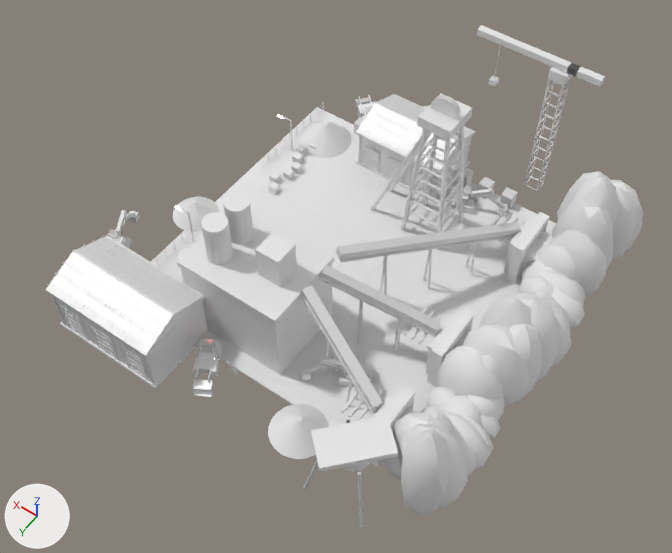
Renders of the FBX model Assets/Art/KayseriIsland/Models/Copper/Phase3/Mine_P3.fbx from each side of a commit.
Before and after are seen from a 50 mm camera at (-191.7, 100.6, 165.4) aimed at (-126.9, 9.9, 22.8). Arrows for +X, +Y and +Z are at lower left; the lights stay in place. The first picture is the older version. Where no turn or scale is listed for an object, it has been applied to the vertices. Vertices at exactly the same position are counted once.

The scene before the commit, as lines of its bpy script (objects in view):
```python
ob_mine_cliff = bpy.data.objects.new('Mine.Cliff', me_mine_cliff_001)
ob_mine_cliff.location = (0.0, 0.0, 15.0)
ob_mine_crane = bpy.data.objects.new('Mine.Crane', me_mine_crane_001)
ob_mine_crane.location = (-144.0, -41.7, 15.3)
ob_mine_crusher = bpy.data.objects.new('Mine.Crusher', me_mine_crusher_001)
ob_mine_crusher.location = (-99.0, 38.3, 15.3)
ob_mine_excav3 = bpy.data.objects.new('Mine.Excav3', me_mine_excav_003)
ob_mine_excav3.location = (-82.5, 26.1, 15.3)
ob_mine_lamp1 = bpy.data.objects.new('Mine.Lamp1', me_mine_lamp1_001)
ob_mine_lamp1.location = (-93.7, 14.8, 15.3)
ob_mine_loader2 = bpy.data.objects.new('Mine.Loader2', me_mine_loader_002)
ob_mine_loader2.location = (-116.0, 36.2, 15.3)
ob_mine_plant = bpy.data.objects.new('Mine.Plant', me_mine_plant_001)
ob_mine_plant.location = (4.5, 3.9, 15.0)
ob_mine_spoil3 = bpy.data.objects.new('Mine.Spoil3', me_mine_spoil3_001)
ob_mine_spoil3.location = (-89.0, 8.7, 15.3)
# also in view: 'Mine.Clutter' at (-119.3, -20.0, 16.9); 'Mine.LoadGantry' at (-152.0, 40.0, 22.1); 'Mine.Conv1' at (-139.5, 13.5, 24.6); 'Mine.Apron' at (-126.0, 0.0, 15.2); 'Mine.Spoil0' at (-98.0, -26.1, 17.8)
```
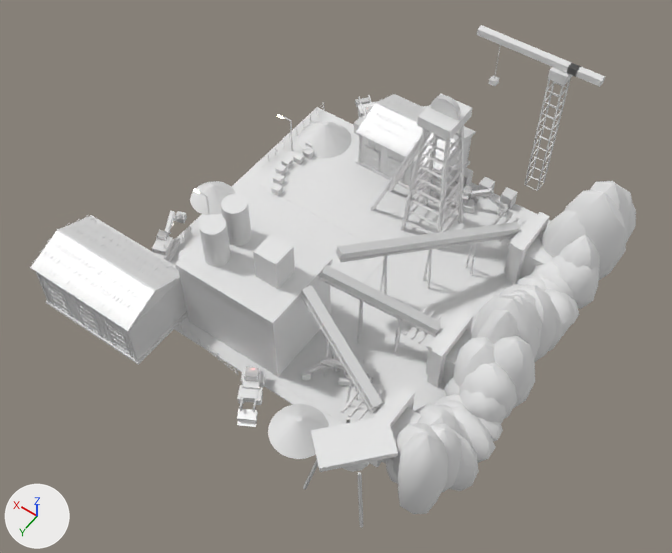
Patch to the scene script:
```diff
--- a/Assets/Art/KayseriIsland/Models/Copper/Phase3/Mine_P3.fbx.py
+++ b/Assets/Art/KayseriIsland/Models/Copper/Phase3/Mine_P3.fbx.py
@@ me_mine_cliff_001 @@
 # used by ob_mine_cliff; location = (0.0, 0.0, 15.0)
-me_mine_cliff_001.from_pydata(...)  # 2100 vertices, 4000 faces; spans x -171.3..-153.8, y -40.4..40.4, z -3.6..24.9
+me_mine_cliff_001.from_pydata(...)  # 2100 vertices, 4000 faces; spans x -170.2..-154.3, y -39.6..41.0, z -3.7..24.9
+# me_mine_cliff_001 part 1: 2100 of 2100 vertices moved; they spanned x -171.3..-153.8, y -40.4..40.4, z -3.6..24.9 and now span x -170.2..-154.3, y -39.6..41.0, z -3.7..24.9; mean shift (0.2, 0.0, 0.1)
 me_mine_cliff_001.materials.append(mat_rock)
@@ ob_mine_plant @@
 ob_mine_plant = bpy.data.objects.new('Mine.Plant', me_mine_plant_001)
-ob_mine_plant.location = (4.5, 3.9, 15.0)
+ob_mine_plant.location = (4.5, 4.5, 15.0)
@@ ob_mine_loader2 @@
 ob_mine_loader2 = bpy.data.objects.new('Mine.Loader2', me_mine_loader_002)
-ob_mine_loader2.location = (-116.0, 36.2, 15.3)
+ob_mine_loader2.location = (-126.7, 36.3, 15.3)
@@ ob_mine_crusher @@
 ob_mine_crusher = bpy.data.objects.new('Mine.Crusher', me_mine_crusher_001)
-ob_mine_crusher.location = (-99.0, 38.3, 15.3)
+ob_mine_crusher.location = (-92.7, 36.2, 15.3)
@@ ob_mine_excav3 @@
 ob_mine_excav3 = bpy.data.objects.new('Mine.Excav3', me_mine_excav_003)
-ob_mine_excav3.location = (-82.5, 26.1, 15.3)
+ob_mine_excav3.location = (-90.8, 20.4, 15.3)
@@ ob_mine_lamp1 @@
 ob_mine_lamp1 = bpy.data.objects.new('Mine.Lamp1', me_mine_lamp1_001)
-ob_mine_lamp1.location = (-93.7, 14.8, 15.3)
+ob_mine_lamp1.location = (-93.7, 9.1, 15.3)
@@ ob_mine_spoil3 @@
 ob_mine_spoil3 = bpy.data.objects.new('Mine.Spoil3', me_mine_spoil3_001)
-ob_mine_spoil3.location = (-89.0, 8.7, 15.3)
+ob_mine_spoil3.location = (-89.0, 3.0, 15.3)
```

Where the change shows, as pixel boxes (x1, y1, x2, y2) in the pictures (672 x 553 px):
'Mine.Cliff', reshaped: before (384, 172, 643, 514); after (386, 181, 636, 514)
'Mine.Crusher', moved: before (45, 235, 211, 389); after (30, 215, 188, 365)
'Mine.Plant', moved: before (177, 192, 334, 375); after (175, 194, 332, 377)
'Mine.Loader2', moved: before (193, 338, 222, 397); after (237, 366, 266, 427)
'Mine.Spoil3', moved: before (173, 197, 219, 231); after (190, 181, 236, 215)
'Mine.Excav3', moved: before (107, 210, 140, 248); after (152, 211, 187, 262)
'Mine.Lamp1', moved: before (175, 205, 195, 242); after (193, 189, 211, 215)
